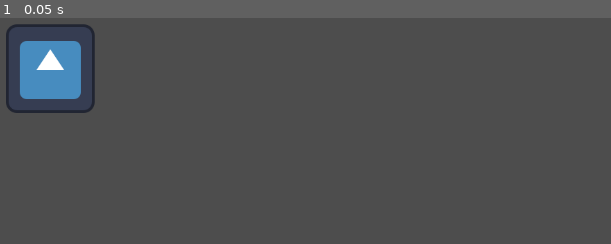
Above: before the commit, frame 1.
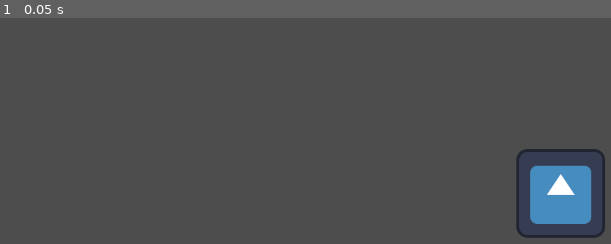
Above: after the commit, the same moment.

Repository: bezark/my-sample-2d-game
Game: Godot game, scene res://main.tscn
Two runs of this game, one before a commit and one after it. Both use one fixed random seed, a clock stepped at 60 frames per second and the inputs below. The engine's default icon, where the game draws it, is replaced by a stand-in: a white triangle on a blue panel in a dark square.
Inputs:
- Up to frame 1 (0.05 s): no input

The runs differ from the first frame. In frame 1, 6.6% of the frame differs, in the area x 0-100%, y 2-98%.

Commit message:
Update main.tscn

Diff:
--- a/my-cool-2d-game/main.tscn
+++ b/my-cool-2d-game/main.tscn
@@ -5,5 +5,5 @@
 [node name="Node2D" type="Node2D"]
 
 [node name="Icon" type="Sprite2D" parent="."]
-position = Vector2(172, 229)
+position = Vector2(908, 409)
 texture = ExtResource("1_ig7tw")
